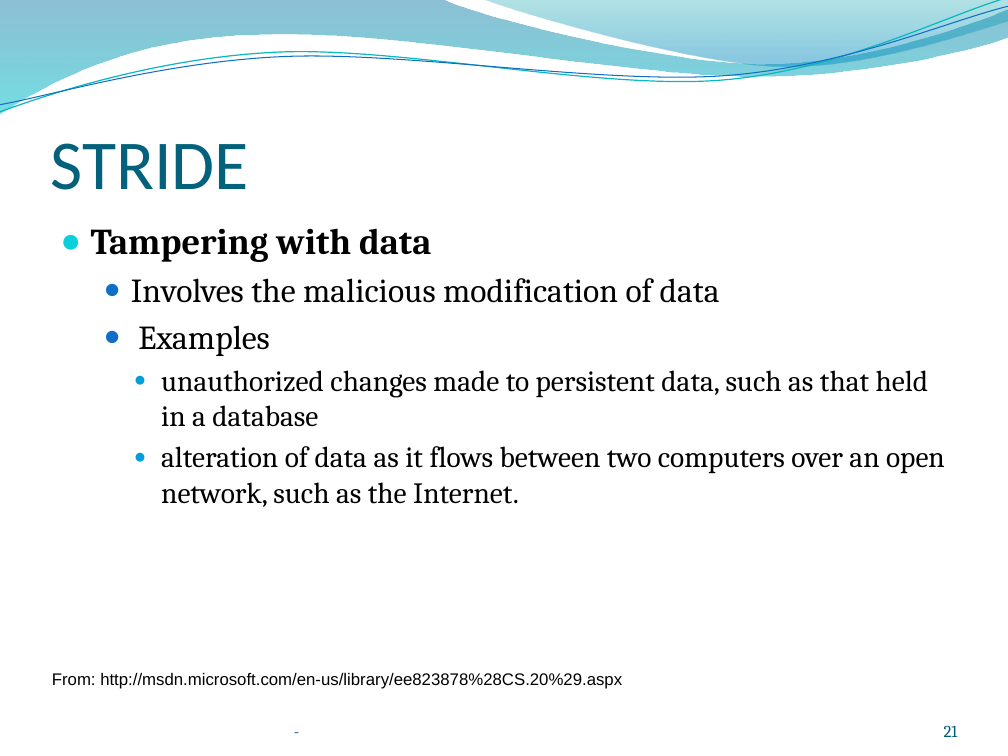
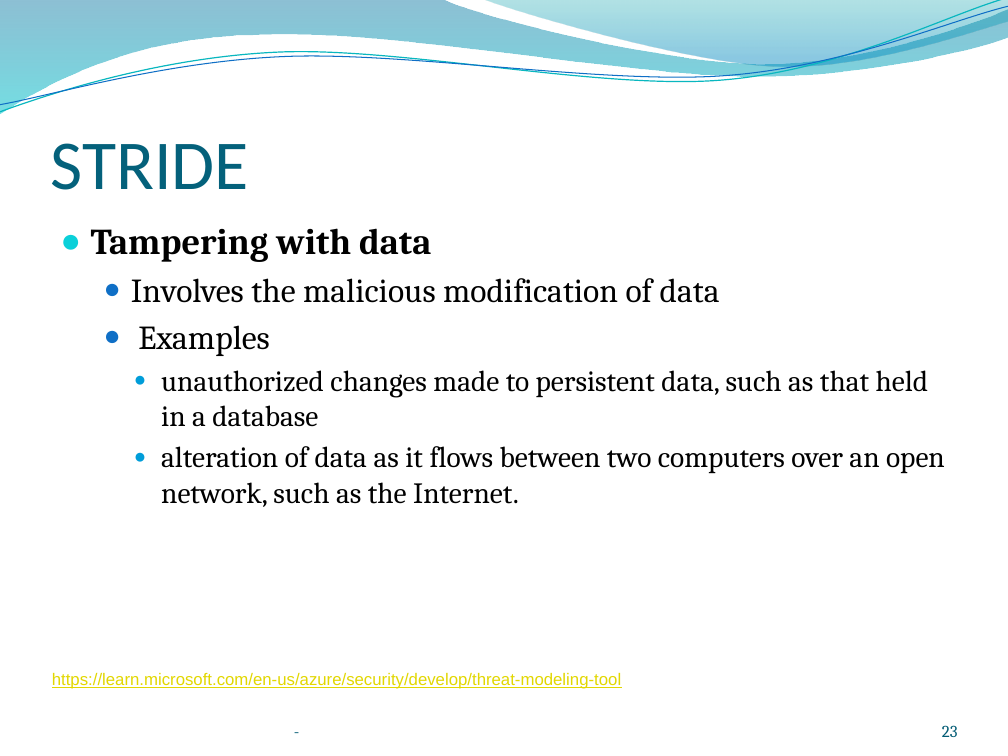
Before and after one commit to kthanasi-git/SW_Engineering, a slide deck: slide 23 of SOFTWARE ENGINEERING/SLIDES/16-Exploraroty Testing and System Testing.pptx (slide 21 before the commit). Drawn at 1008x756 pixels with LibreOffice and Linux fonts; fonts in the diff are those of the drawing; background and template pictures are left out. Boxes give left, top, right and bottom in pixels: in the first picture for what was removed or moved away, otherwise in the second. Text is boxed around its words. In the diff, an @@ line names an element or a change of style, - is before the commit and + after.

```diff
--- a/SOFTWARE ENGINEERING/SLIDES/16-Exploraroty Testing and System Testing.pptx
+++ b/SOFTWARE ENGINEERING/SLIDES/16-Exploraroty Testing and System Testing.pptx
@@ text at bbox=[52, 673, 621, 689]: text changed; text colour #000000 to #E2D700 @@
-From: http://msdn.microsoft.com/en-us/library/ee823878%28CS.20%29.aspx
+https://learn.microsoft.com/en-us/azure/security/develop/threat-modeling-tool
@@ page number at bbox=[942, 725, 958, 737]: text changed @@
-21
+23
```
Also in this commit, not shown: 8 other slides changed, 3 slides added, 2 slides removed, 11 other files.
